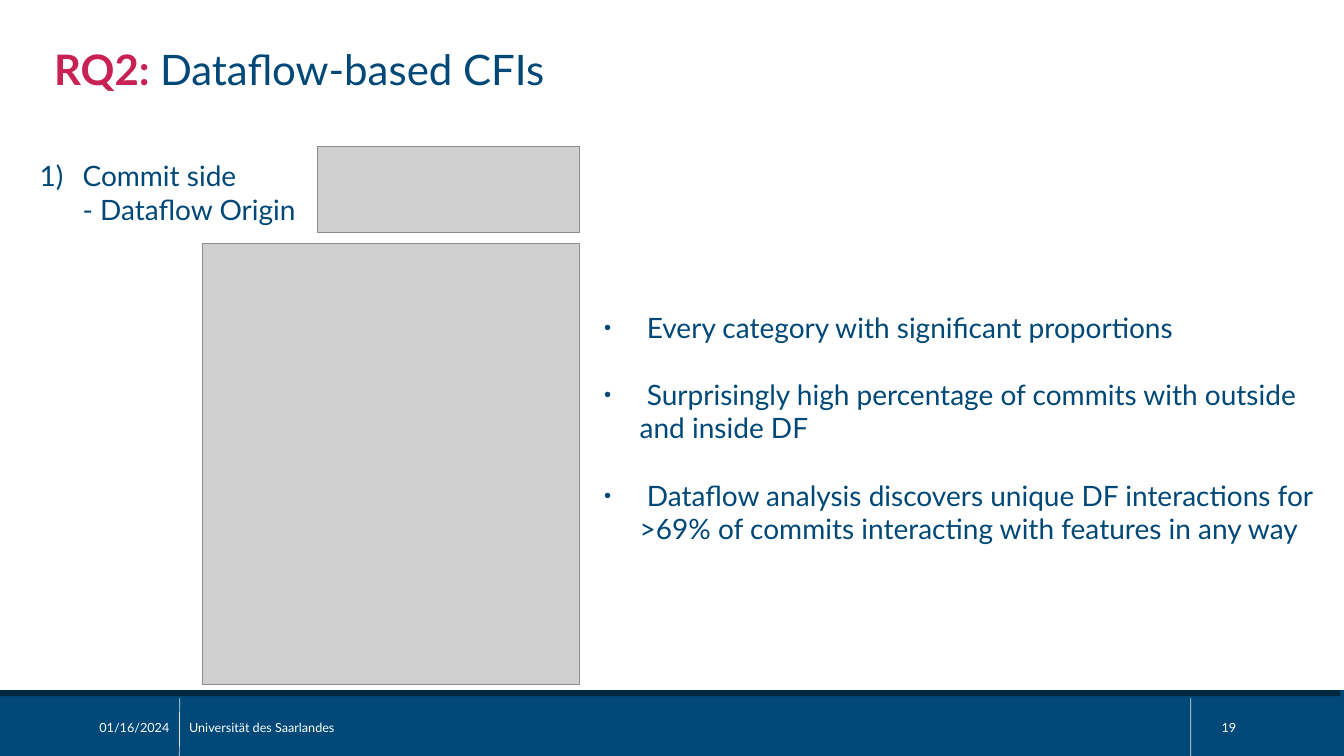
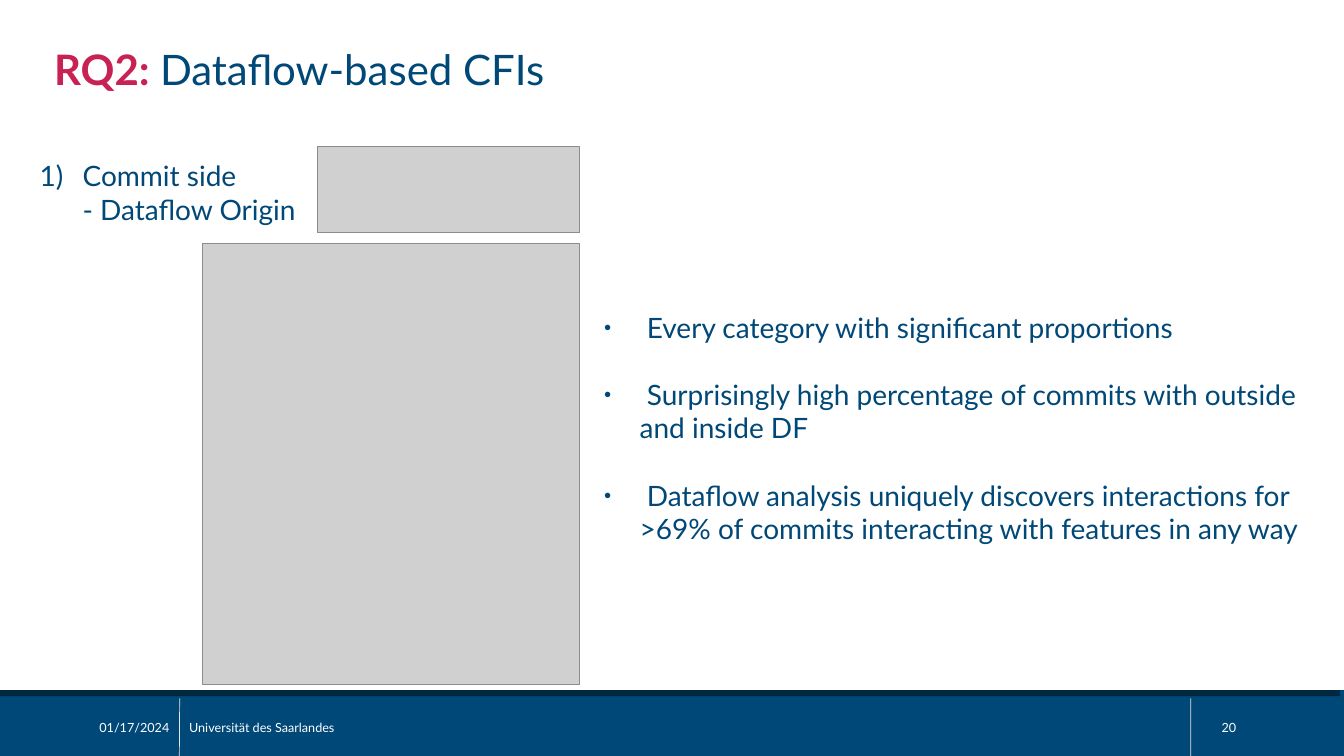
Before and after one commit to sisteu56/bachelor, a slide deck: slide 20 of pres/bachelor_thesis_pres.odp (slide 19 before the commit). Drawn at 1344x756 pixels with LibreOffice and Linux fonts; fonts in the diff are those of the drawing; grey boxes stand for pictures. Boxes give left, top, right and bottom in pixels: in the first picture for what was removed or moved away, otherwise in the second. Text is boxed around its words. In the diff, an @@ line names an element or a change of style, - is before the commit and + after.

```diff
--- a/pres/bachelor_thesis_pres.odp
+++ b/pres/bachelor_thesis_pres.odp
@@ text at (640, 485, 1298, 544): text changed @@
-● Dataflow analysis discovers unique DF interactions for >69% of commits interacting with features in any way
+● Dataflow analysis uniquely discovers interactions for >69% of commits interacting with features in any way
@@ text at (99, 723, 169, 733): text changed @@
-01/16/2024
+01/17/2024
@@ page number at (1222, 723, 1237, 732): text changed @@
-19
+20
```
Also in this commit, not shown: 24 other slides changed, 1 slide added, 2 slides removed.
